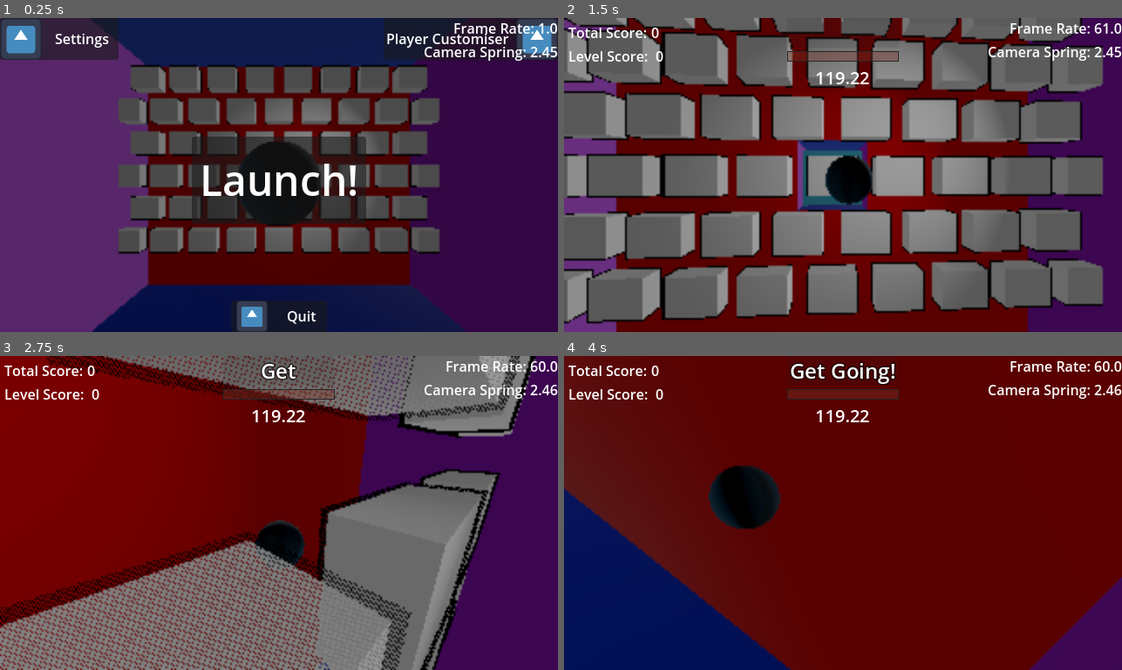
Above: before the commit, frames 1-4 (two rows, left to right).
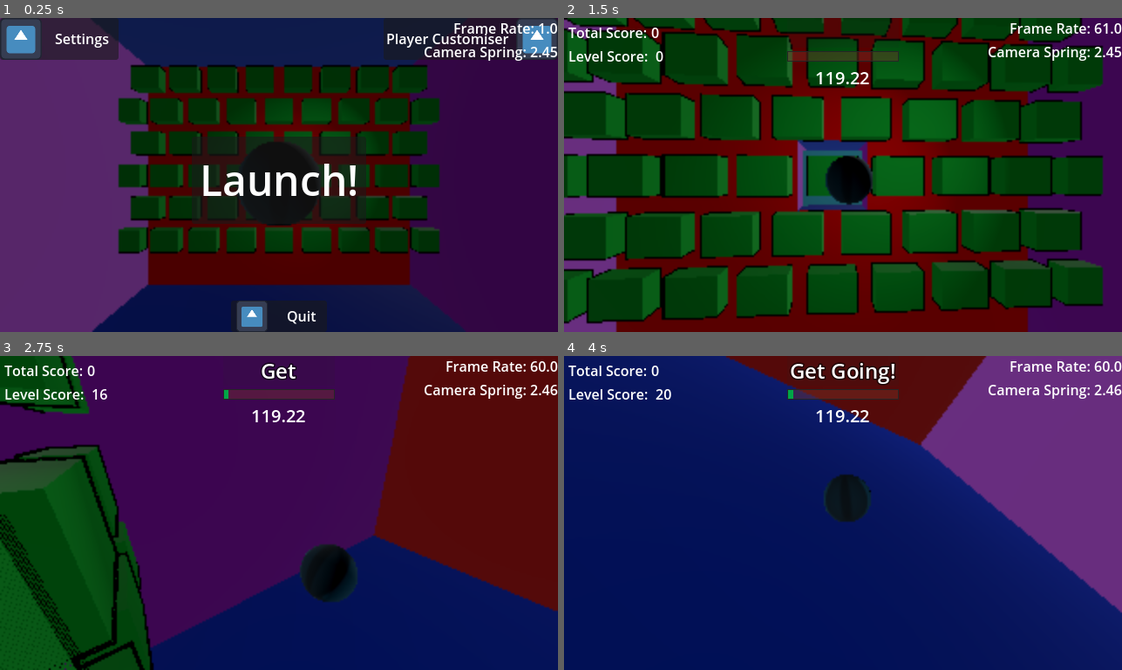
Above: after the commit, the same moments.

Repository: Mangochicken13/MangoPirateJam16
Game: Godot game, scene res://main.tscn
The game is run twice, just before and just after one commit, with the same random seed, the same clock (stepped at 60 frames per second) and the same inputs. The engine's default icon, where the game draws it, is replaced by a stand-in: a white triangle on a blue panel in a dark square.
Inputs (mouse positions are in pixels of both pictures, inside the frame that each line leads up to):
- Up to frame 1 (0.25 s): no input
- Up to frame 2 (1.5 s): click "Launch!" at 0.5 s; tap Enter at 1.25 s; move the mouse to (965, 159) at 1.27 s; hold D (turn_right) from 1.28 s (still down); tap Q at 1.35 s
- Up to frame 3 (2.75 s): move the mouse to (167, 528) at 2.02 s; release D (turn_right) at 2.03 s; hold W (turn_down) from 2.03 s (still down); tap Q at 2.1 s
- Up to frame 4 (4 s): move the mouse to (898, 443) at 2.77 s; release W (turn_down) at 2.78 s; hold D (turn_right) 2.78-3.53 s; tap Q at 2.85, 3.6 s; move the mouse to (815, 575) at 3.52 s; hold S (turn_up) from 3.53 s (still down)

The runs differ from the first frame. In frame 1, 19% of the frame differs, in the area x 21-79%, y 15-75%; in frame 2, 62%; in frame 3, 98%, in the area x 0-100%, y 0-100%; in frame 4, 81%.
Error before the commit: Parse Error: Identifier "health" not declared in the current scope. (res://Walls/breakable_wall.gd:42)

Commit message:
Minor changes to start transitioning to composite bricks

Diff:
--- a/you-are-the-weapon/Walls/base_wall.gd
+++ b/you-are-the-weapon/Walls/base_wall.gd
@@ -27,7 +27,8 @@
 	if collision_layer == 1: #Default value
 		collision_layer = 2
 	else:
-		print(collision_layer, self)
+		#print(collision_layer, self)
+		pass
 
 func _bounce(velocity: Vector3) -> Vector3:
 	velocity = velocity * velocity_multiplier
--- a/you-are-the-weapon/Walls/breakable_wall.gd
+++ b/you-are-the-weapon/Walls/breakable_wall.gd
@@ -1,10 +1,10 @@
 extends Wall
 class_name BreakableWall
 
-@export var health_component: HealthComponent
+#@export var health_component: HealthComponent
 
-#@export var health: float = 1
-#var max_health: float
+@export var health: float = 1
+var max_health: float
 @export var defence: float = 0
 @export var damage_reduction: float = 0
 
@@ -15,7 +15,7 @@
 
 func _ready() -> void:
 	super._ready()
-	#max_health = health
+	max_health = health
 	_update_color()
 
 
@@ -30,8 +30,11 @@
 	final_damage = final_damage - defence
 	final_damage = maxf(final_damage, 0.0)
 
-	health_component.damage(final_damage)
+	#health_component.damage(final_damage)
 
+	health -= final_damage
+	if health <= 0:
+		_destroy()
 	_update_cracks()
 	_update_color()
 
@@ -39,7 +42,7 @@
 
 func _update_color() -> void:
 	# there has to be a better method to change the color of the texture right?
-	mesh_material.set("albedo_color", health_gradient.sample(1 - health/max_health))
+	mesh_material.set("albedo_color", health_gradient.sample(health/max_health))
 
 
 func _update_cracks() -> void:
--- a/you-are-the-weapon/Walls/breakable_wall.tscn
+++ b/you-are-the-weapon/Walls/breakable_wall.tscn
@@ -1,9 +1,8 @@
-[gd_scene load_steps=9 format=3 uid="uid://37702wvtpjm6"]
+[gd_scene load_steps=8 format=3 uid="uid://37702wvtpjm6"]
 
 [ext_resource type="Script" uid="uid://docv3qj8fk2yg" path="res://Walls/breakable_wall.gd" id="1_7jxn8"]
 [ext_resource type="Gradient" uid="uid://b0110vjwm62cs" path="res://Walls/health_gradient.tres" id="2_ogmrn"]
-[ext_resource type="PackedScene" uid="uid://c0t5ebt5gausq" path="res://Components/HealthComponent.tscn" id="3_ugjwp"]
-[ext_resource type="Material" uid="uid://kinnl8focjp7" path="res://Bricks/brick_base.material" id="3_yu1ga"]
+[ext_resource type="Material" uid="uid://kinnl8focjp7" path="res://Bricks/brick_health_indicator.material" id="3_yu1ga"]
 [ext_resource type="Material" uid="uid://4kl4aamky0r4" path="res://Bricks/brick_outline.material" id="4_ws4qq"]
 
 [sub_resource type="BoxMesh" id="BoxMesh_l5uip"]
@@ -19,14 +18,9 @@
 resource_local_to_scene = true
 size = Vector3(5, 4, 2)
 
-[node name="Breakable Wall" type="Node3D" node_paths=PackedStringArray("health_component")]
+[node name="Breakable Wall" type="StaticBody3D"]
 script = ExtResource("1_7jxn8")
-health_component = NodePath("HealthComponent")
-defence = null
-damage_reduction = null
 health_gradient = ExtResource("2_ogmrn")
-velocity_multiplier = null
-combo_modifier = null
 
 [node name="MeshInstance3D" type="MeshInstance3D" parent="."]
 mesh = SubResource("BoxMesh_l5uip")
@@ -36,5 +30,3 @@
 
 [node name="CollisionShape3D" type="CollisionShape3D" parent="."]
 shape = SubResource("BoxShape3D_0ybw5")
-
-[node name="HealthComponent" parent="." instance=ExtResource("3_ugjwp")]
